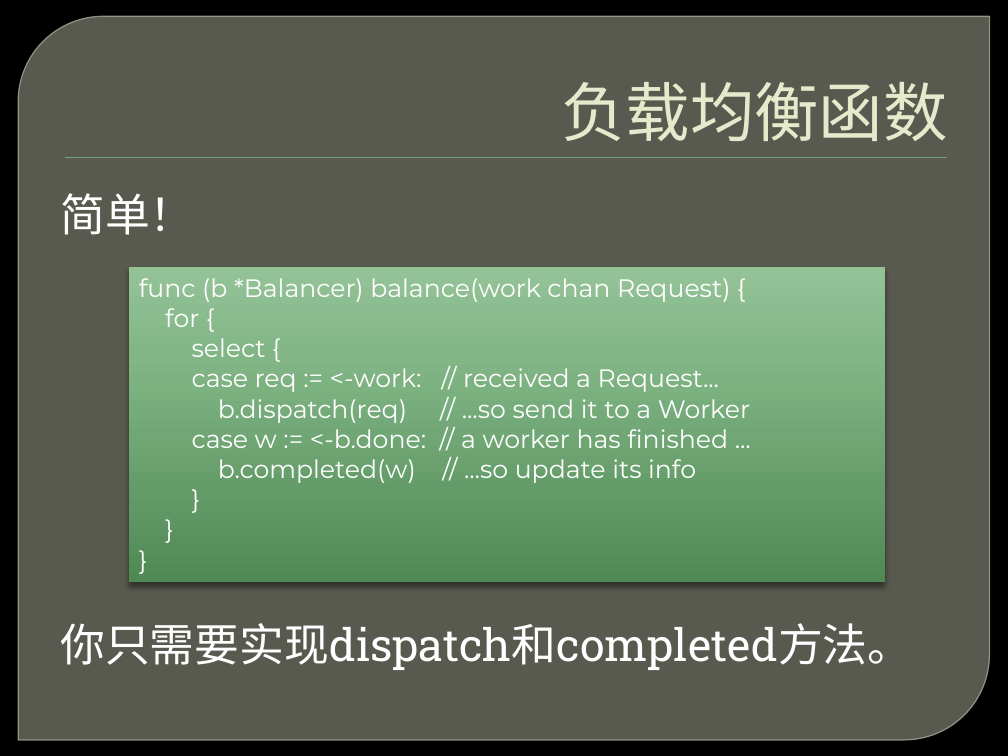
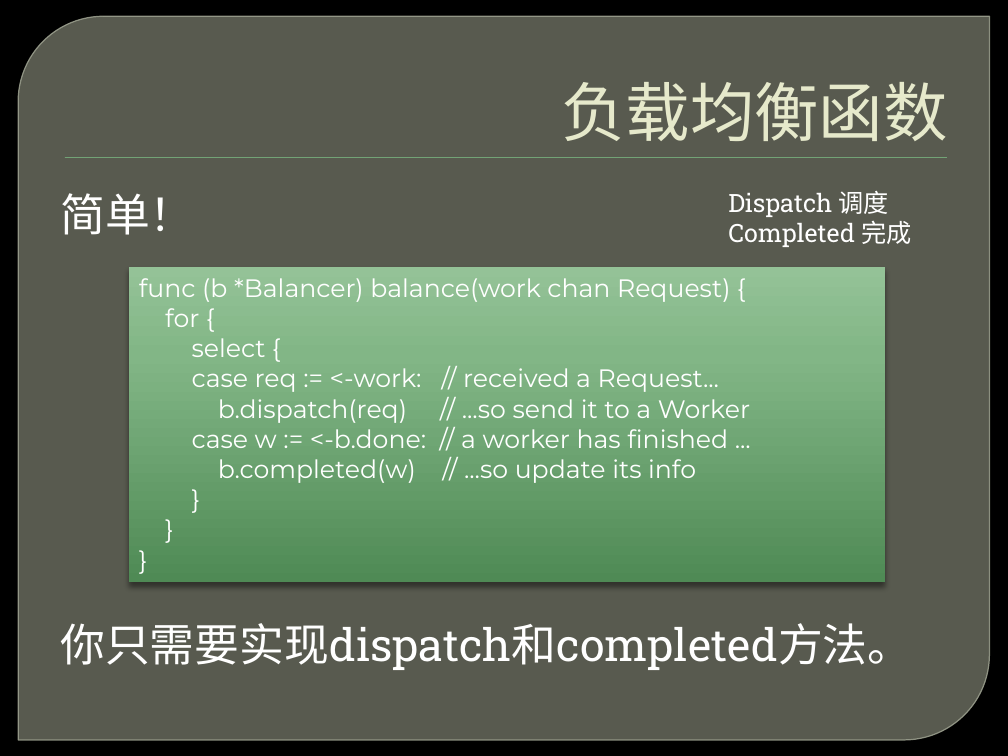
Before and after one commit to ghj1976/lecture, a slide deck: slide 54 of 并发不等于并行/并发不等于并行.pptx. Drawn at 1008x756 pixels with LibreOffice and Linux fonts; fonts in the diff are those of the drawing; background and template pictures are left out. Boxes give left, top, right and bottom in pixels: in the first picture for what was removed or moved away, otherwise in the second. Text is boxed around its words. In the diff, an @@ line names an element or a change of style, - is before the commit and + after.

```diff
--- a/并发不等于并行/并发不等于并行.pptx
+++ b/并发不等于并行/并发不等于并行.pptx
@@ text added at [728, 191, 912, 247], 18 pt, text #FFFFFF @@
+Dispatch 调度
+Completed 完成
```
Also in this commit, not shown: 17 other slides changed.
